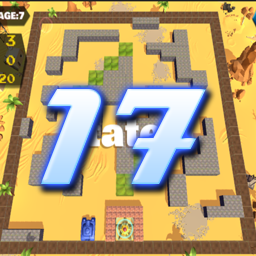
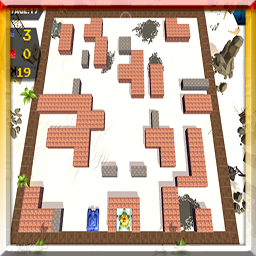
Layered file, before and after one edit (256×256). Changes by layer:
removed layer "17" over [40, 89, 206, 184]
removed layer "Layer 7" over [0, 0, 256, 256]
removed layer "Layer 6" over [0, 0, 256, 256]
added layer "Layer 4" above "Layer 8" over [0, 0, 256, 256]
added layer "Layer 8" over [0, 0, 256, 256]
